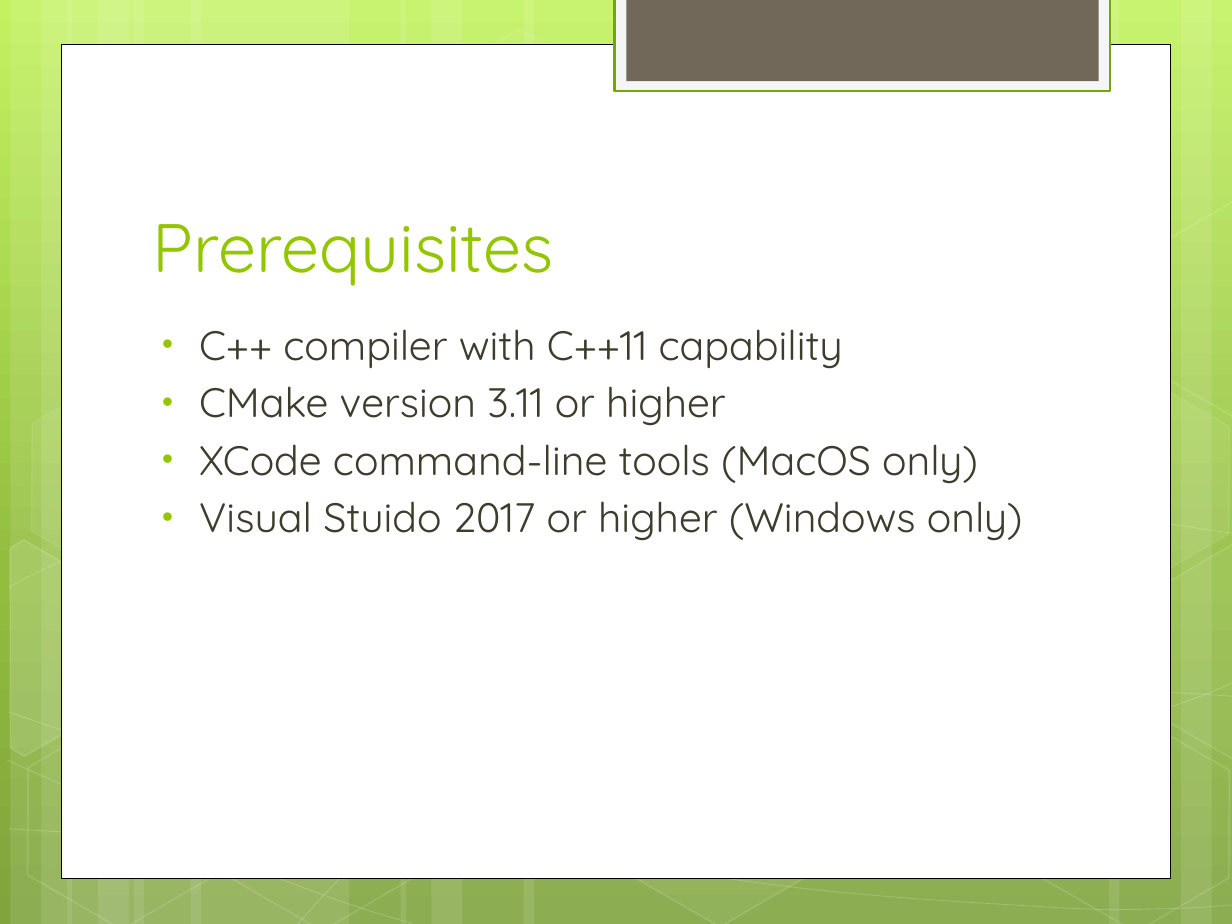
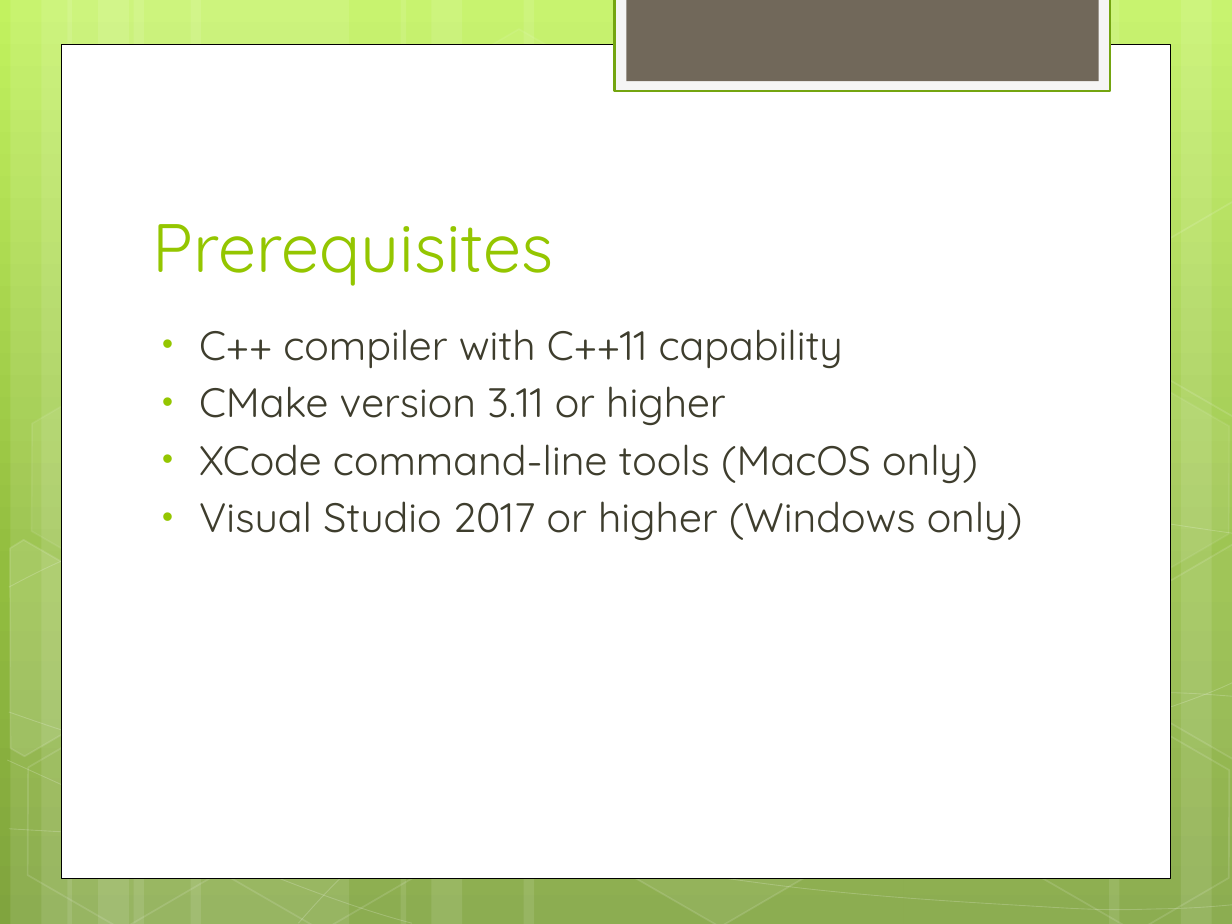
Before and after one commit to agancsos2/CS665, a slide deck: slide 5 of Gancsos_Abel_Project/doc/AMGPetAgency.pptx. Drawn at 1232x924 pixels with LibreOffice and Linux fonts; fonts in the diff are those of the drawing. Boxes give left, top, right and bottom in pixels: in the first picture for what was removed or moved away, otherwise in the second. Text is boxed around its words. In the diff, an @@ line names an element or a change of style, - is before the commit and + after.

```diff
--- a/Gancsos_Abel_Project/doc/AMGPetAgency.pptx
+++ b/Gancsos_Abel_Project/doc/AMGPetAgency.pptx
@@ text at box(199, 501, 1023, 541): text changed @@
-• Visual Stuido 2017 or higher (Windows only)
+• Visual Studio 2017 or higher (Windows only)
```
Also in this commit, not shown: 1 other file.
